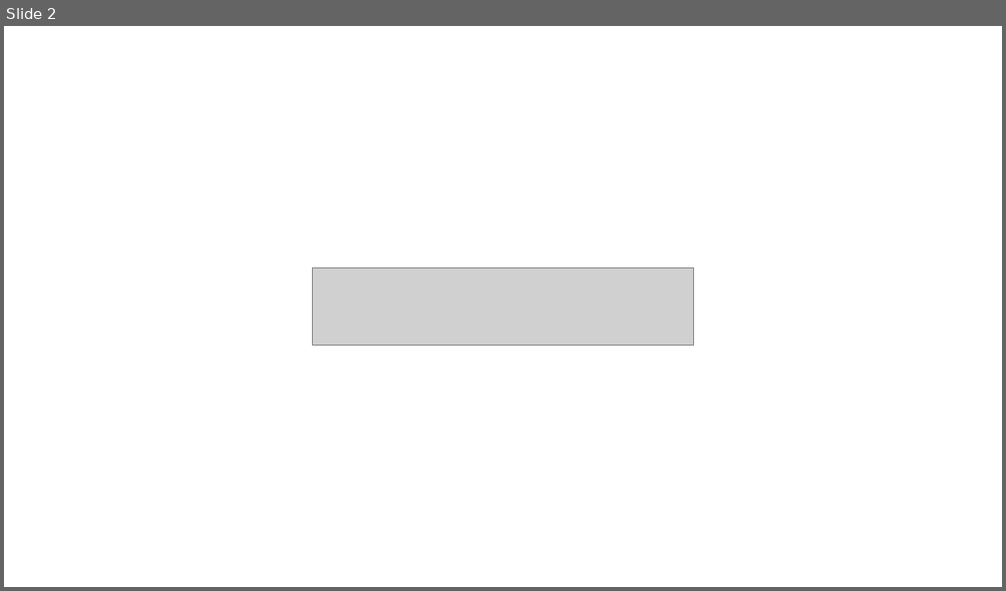
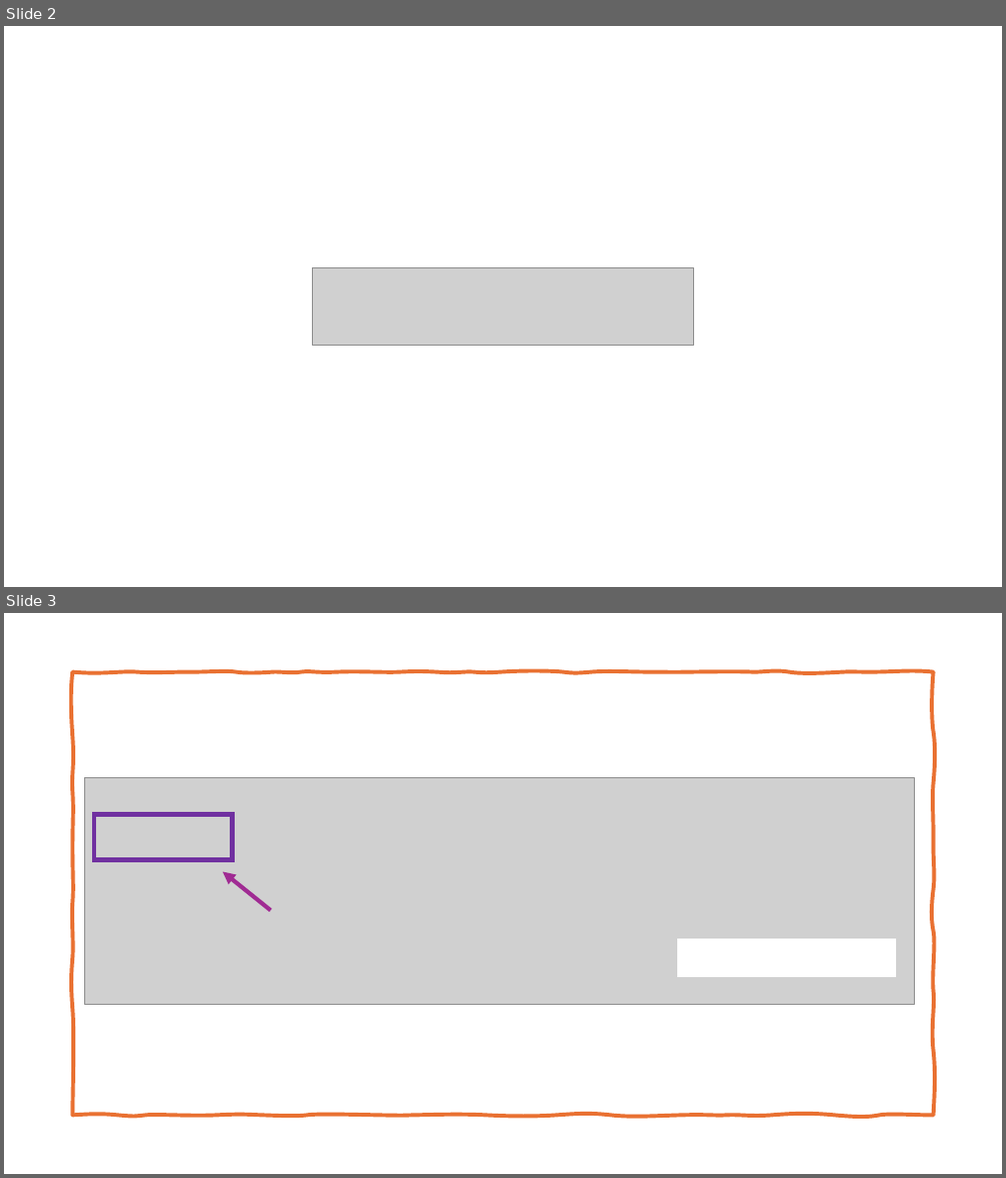
Before and after one commit to fthielen/escher_package_workshop, a slide deck: images/File to edit images.pptx. Shown one above the other, each under a label of ours: slide 2 before the commit, slides 2 and 3 after it. The pictures are 1006x591 and 1006x1178 pixels, drawn with LibreOffice and Linux fonts; fonts in the diff are those of the drawing; grey boxes stand for pictures. Boxes give left, top, right and bottom in pixels: in the first picture for what was removed or moved away, otherwise in the second. Text is boxed around its words. In the diff, an @@ line names an element or a change of style, - is before the commit and + after.

```diff
--- a/images/File to edit images.pptx
+++ b/images/File to edit images.pptx
@@ slide 3 added at (4,613,1002,1174), background #FFFFFF @@
@@ freeform shape added at (73,672,934,1115), outline #E97132 3.75 pt @@
@@ picture added at (85,778,915,1004) @@
@@ rectangle added at (94,814,232,861), outline #7030A0 4.5 pt @@
@@ arrow added from (270, 910) to (223, 872), #A02B93 4 pt @@
@@ rectangle added at (678,940,896,977), fill #FFFFFF, outline #FFFFFF 1.5 pt @@
```
Also in this commit, not shown: 10 other slides added, 29 other files.
